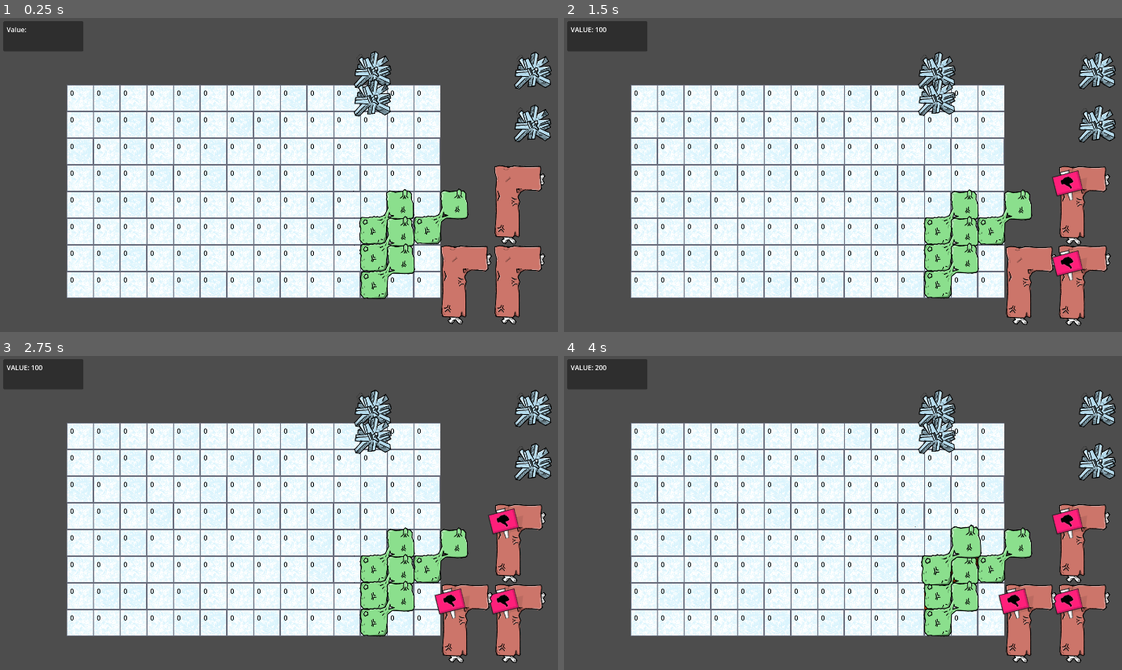
Above: before the commit, frames 1-4 (two rows, left to right).
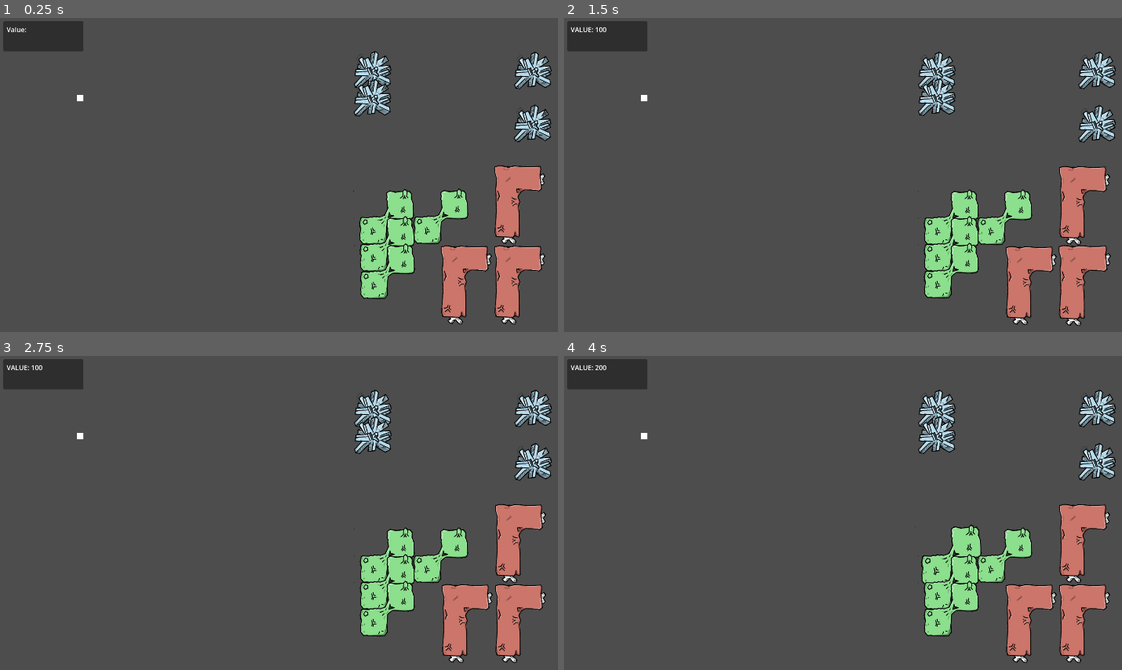
Above: after the commit, the same moments.

Repository: cliftonpatty/pelagi
Game: Godot game, scene res://scenes/world/sorting/ice_box.tscn
Same seed, same stepped clock (60 frames per second), same inputs: the game is played once before the commit and once after it. This scene is started directly instead of the project's main scene.
Inputs (mouse positions are in pixels of both pictures, inside the frame that each line leads up to):
- Up to frame 1 (0.25 s): no input
- Up to frame 2 (1.5 s): move the mouse to (1071, 206) at 0.52 s; hold D (RightMove) 0.53-1.28 s; hold Shift (Drill) 0.53-1.28 s; click (1071, 206) at 0.67 s; tap Enter at 1.25 s; move the mouse to (1071, 288) at 1.27 s; hold A (LeftMove) from 1.28 s (still down); click (1071, 288) at 1.35 s
- Up to frame 3 (2.75 s): tap Space at 2 s; move the mouse to (451, 626) at 2.02 s; release A (LeftMove) at 2.03 s; hold D (RightMove) from 2.03 s (still down); hold R (RotateTetro) from 2.03 s (still down); click (451, 626) at 2.17 s
- Up to frame 4 (4 s): tap Enter at 2.75 s; move the mouse to (937, 597) at 2.77 s; release R (RotateTetro) at 2.78 s; tap Shift (Drill) at 2.85 s; click (937, 597) at 2.92 s; tap Space at 3.5 s; move the mouse to (937, 569) at 3.52 s; release D (RightMove) at 3.53 s; press the mouse at (937, 569) at 3.53 s; hold A (LeftMove) from 3.53 s (still down)

The runs differ from the first frame. In frame 1, 42% of the frame differs, in the area x 11-79%, y 21-90%; in frame 2, 43%; in frame 3, 43%, in the area x 11-93%, y 21-90%; in frame 4, 43%.
Error after the commit: Parse Error: Identifier "grid" not declared in the current scope. (res://scenes/world/sorting/grid_parent.gd:61)

Commit message:
moving deco range shit into the children

Diff:
--- a/scenes/world/sorting/grid_block.gd
+++ b/scenes/world/sorting/grid_block.gd
@@ -5,6 +5,8 @@
 @onready var mySprite : Sprite2D = $FramedSprite
 
 var covered = false
+var hasDeco = false
+var decoRange = 0
 var buffs = 0
 var myLocation : Vector2 = Vector2.ZERO
 
--- a/scenes/world/sorting/grid_parent.gd
+++ b/scenes/world/sorting/grid_parent.gd
@@ -52,18 +52,17 @@
 func add_to_grid( pos : Array[Vector2], obj : Tetro) -> void:
 	buffPositions = []
 	for grid in myGrid:
-		if obj.is_in_group('deco'):
-			for i in obj.decoRange:
-				var inc : int = i + 1
-				var loc : Vector2 = grid.myLocation
-				buffPositions += myGrid.filter( func(el):return el.myLocation == Vector2(loc.x - inc, loc.y ) )
-				buffPositions += myGrid.filter( func(el):return el.myLocation == Vector2(loc.x + inc, loc.y ) )
-				buffPositions += myGrid.filter( func(el):return el.myLocation == Vector2(loc.x, loc.y - inc ) )
-				buffPositions += myGrid.filter( func(el):return el.myLocation == Vector2(loc.x, loc.y + inc ) )
 		if grid.myLocation in pos:
 			grid.covered = true
 			grid.modulate = '#d74500' #Temp color change for debug/clarity
-
+	if obj.is_in_group('deco'):
+		for i in obj.decoRange:
+			var inc : int = i + 1
+			var loc : Vector2 = grid.myLocation
+			buffPositions += myGrid.filter( func(el):return el.myLocation == Vector2(loc.x - inc, loc.y ) )
+			buffPositions += myGrid.filter( func(el):return el.myLocation == Vector2(loc.x + inc, loc.y ) )
+			buffPositions += myGrid.filter( func(el):return el.myLocation == Vector2(loc.x, loc.y - inc ) )
+			buffPositions += myGrid.filter( func(el):return el.myLocation == Vector2(loc.x, loc.y + inc ) )
 	refresh_grid()
 
 func remove_tetro_pos(pos, obj) -> void:
